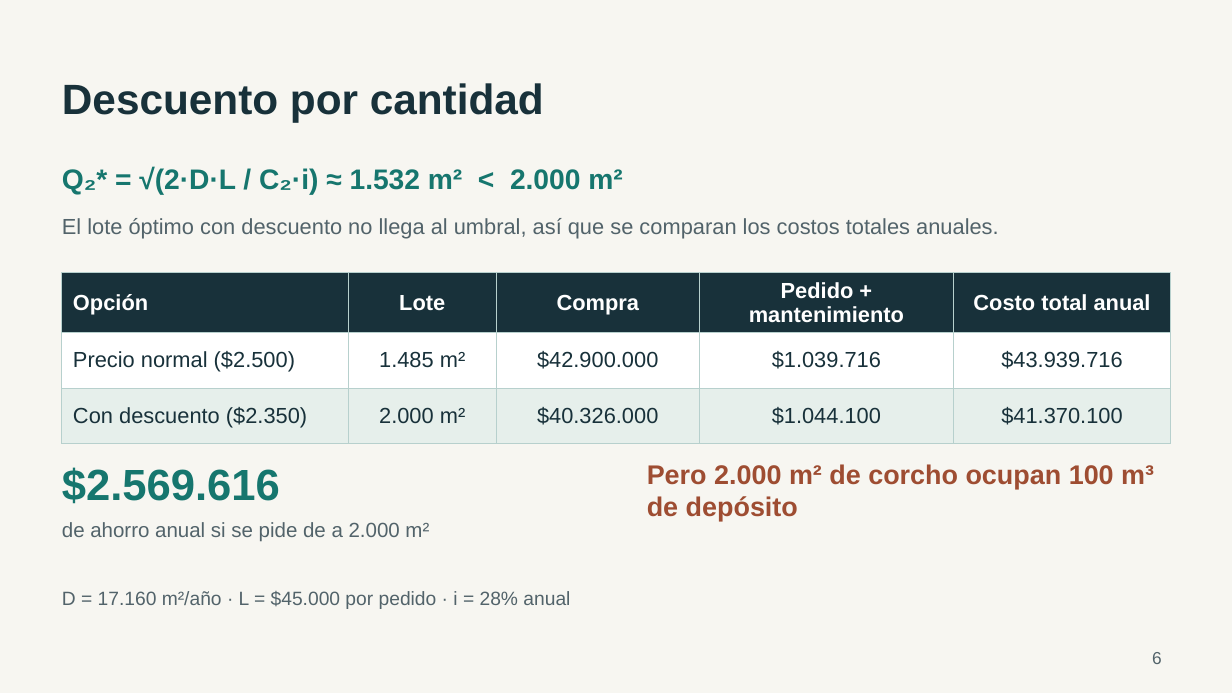
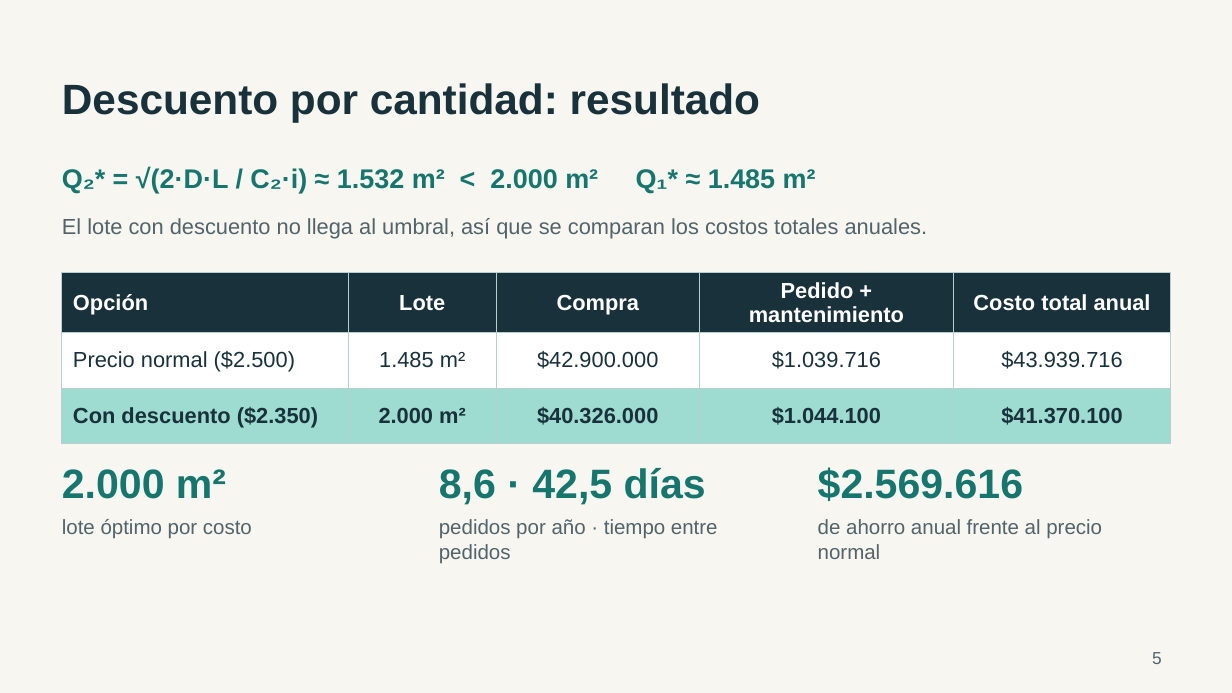
Before and after one commit to JuanBonadeo/utn_brain, a slide deck: slide 5 of materias/IO/entregables/etapa3/IO_402_Grupo1_Etapa3_Presentacion.pptx (slide 6 before the commit). Drawn at 1232x693 pixels with LibreOffice and Linux fonts; fonts in the diff are those of the drawing. Boxes give left, top, right and bottom in pixels: in the first picture for what was removed or moved away, otherwise in the second. Text is boxed around its words. In the diff, an @@ line names an element or a change of style, - is before the commit and + after.

```diff
--- a/materias/IO/entregables/etapa3/IO_402_Grupo1_Etapa3_Presentacion.pptx
+++ b/materias/IO/entregables/etapa3/IO_402_Grupo1_Etapa3_Presentacion.pptx
@@ title at (x1=62, y1=83, x2=760, y2=123): text changed @@
-Descuento por cantidad
+Descuento por cantidad: resultado
@@ text at (x1=62, y1=167, x2=816, y2=193): text changed; size 22 to 21 pt @@
-Q₂* = √(2·D·L / C₂·i) ≈ 1.532 m² < 2.000 m²
+Q₂* = √(2·D·L / C₂·i) ≈ 1.532 m² < 2.000 m² Q₁* ≈ 1.485 m²
@@ text at (x1=62, y1=218, x2=928, y2=239): text changed @@
-El lote óptimo con descuento no llega al umbral, así que se comparan los costos totales anuales.
+El lote con descuento no llega al umbral, así que se comparan los costos totales anuales.
@@ table at (x1=62, y1=273, x2=1171, y2=432) @@
@@ fill #E6EFEB to #9EDBD1 in row 3 @@
@@ bold on in "Con descuento ($2.350)", "2.000 m²", "$40.326.000", "$1.044.100" and 1 more places @@
@@ text added at (x1=62, y1=469, x2=226, y2=499), 32 pt, text #16766E, bold @@
+2.000 m²
@@ text added at (x1=439, y1=468, x2=706, y2=505), 32 pt, text #16766E, bold @@
+8,6 · 42,5 días
@@ text removed at (x1=647, y1=464, x2=1154, y2=521) @@
-Pero 2.000 m² de corcho ocupan 100 m³ de depósito
@@ text "$2.569.616" moved from (x1=62, y1=467, x2=280, y2=504) to (x1=818, y1=467, x2=1023, y2=501) @@
@@ text "$2.569.616" at (x1=818, y1=467, x2=1023, y2=501): size 34 to 32 pt @@
@@ text removed at (x1=62, y1=522, x2=429, y2=542) @@
-de ahorro anual si se pide de a 2.000 m²
@@ text added at (x1=62, y1=519, x2=252, y2=539), 16 pt, text #52636A @@
+lote óptimo por costo
@@ text added at (x1=439, y1=519, x2=718, y2=564), 16 pt, text #52636A @@
+pedidos por año · tiempo entre pedidos
@@ text added at (x1=818, y1=519, x2=1102, y2=559), 16 pt, text #52636A @@
+de ahorro anual frente al precio normal
@@ text removed at (x1=62, y1=591, x2=570, y2=609) @@
-D = 17.160 m²/año · L = $45.000 por pedido · i = 28% anual
@@ page number at (x1=1152, y1=652, x2=1162, y2=664): text changed @@
-6
+5
```
Also in this commit, not shown: 6 other slides changed, 4 slides added, 4 slides removed, 1 other file.
